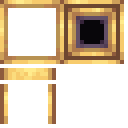
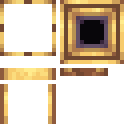
Two versions of the same layered image (128px x 128px). Layer-by-layer changes:
renamed "potentia_extractor.png copy" to "arrow b", moved it above "arrow a", painted on it over [0, 0, 60, 64]
added layer "arrow a" above "Background" over [60, 68, 108, 76]
